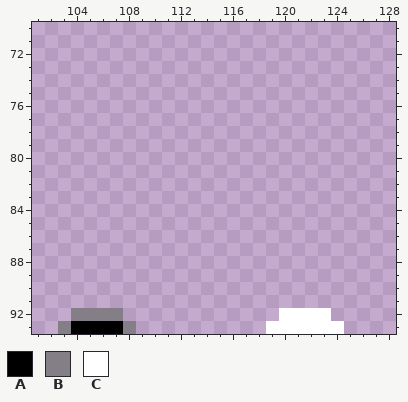
Pixel-art file -- Assets/Sprites/Atlas/Atlas_01.aseprite. Above, as it was before the edit.
320x160 pixels, 1 frame. Pixels under 10% opacity are left out. Shown: x 101..128, y 70..93.
Palette (. is transparent): A #000000  B #847e87  C #ffffff
Pixels before, first column x 103:
92 .BBBB............CCCC.
93 BAAAAB..........CCCCCC
The result:
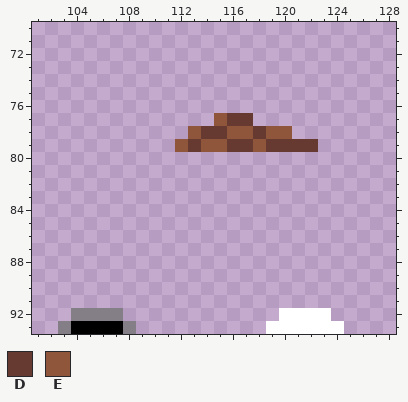
Colours new in this view: D #663931  E #8f563b
What changed:
Changed rows in their new state; - is an unchanged pixel.
first column x 112:
77 ---EDD-----
78 -EDDEEDEE--
79 EDEEDDEDDDD
Where, in picture pixels (left, top, right, bottom), the same in both pictures:
added: (175, 113, 318, 152)
